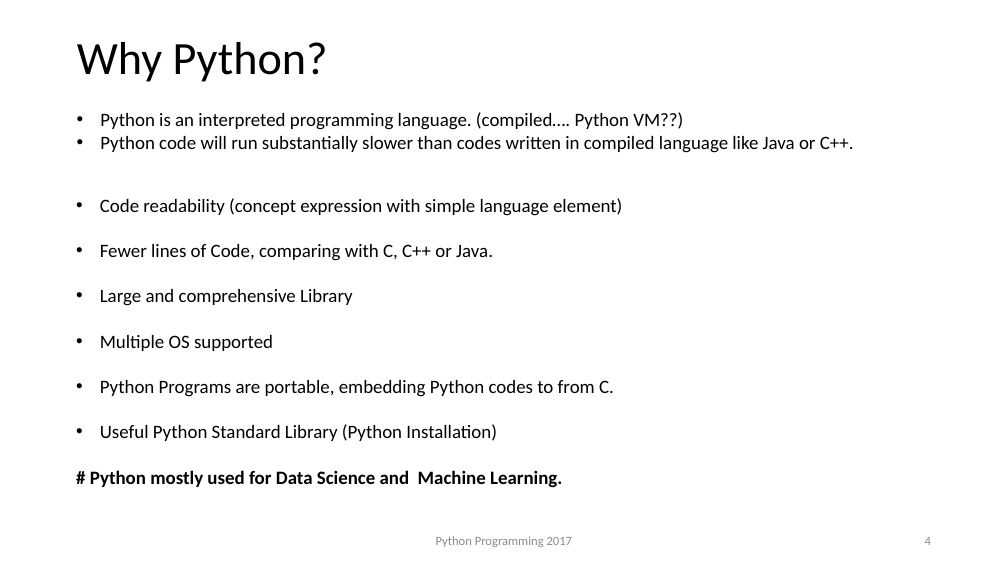
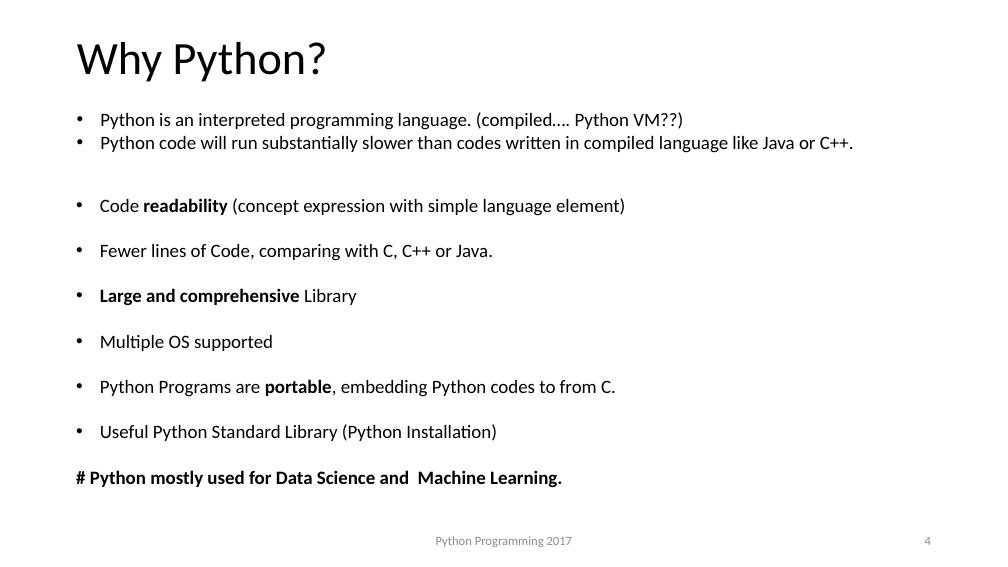
Before and after one commit to anishchapagain/AnishPython, a slide deck: slide 4 of python_notes.pptx. Drawn at 1008x567 pixels with LibreOffice and Linux fonts; fonts in the diff are those of the drawing; background and template pictures are left out. Boxes give left, top, right and bottom in pixels: in the first picture for what was removed or moved away, otherwise in the second. Text is boxed around its words. In the diff, an @@ line names an element or a change of style, - is before the commit and + after.

```diff
--- a/python_notes.pptx
+++ b/python_notes.pptx
@@ text at bbox=[100, 198, 625, 397]: bold on in "readability", "Large and comprehensive", "portable," @@
```
Also in this commit, not shown: 8 other slides changed, 10 slides added, 1 slide removed.
